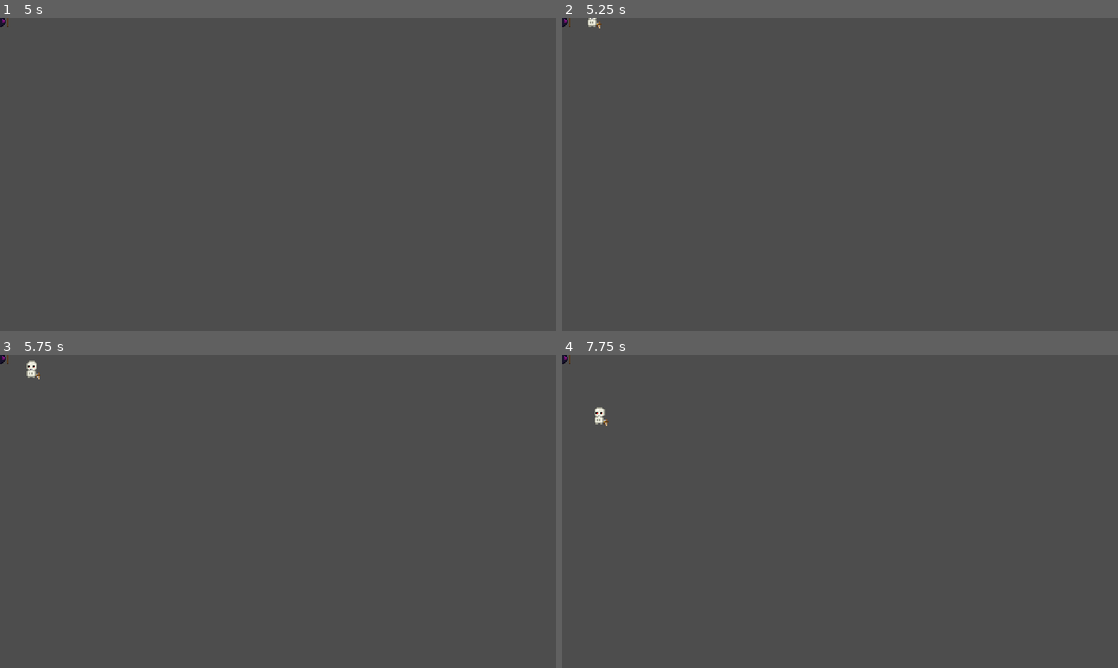
Above: before the commit, frames 1-4 (two rows, left to right).
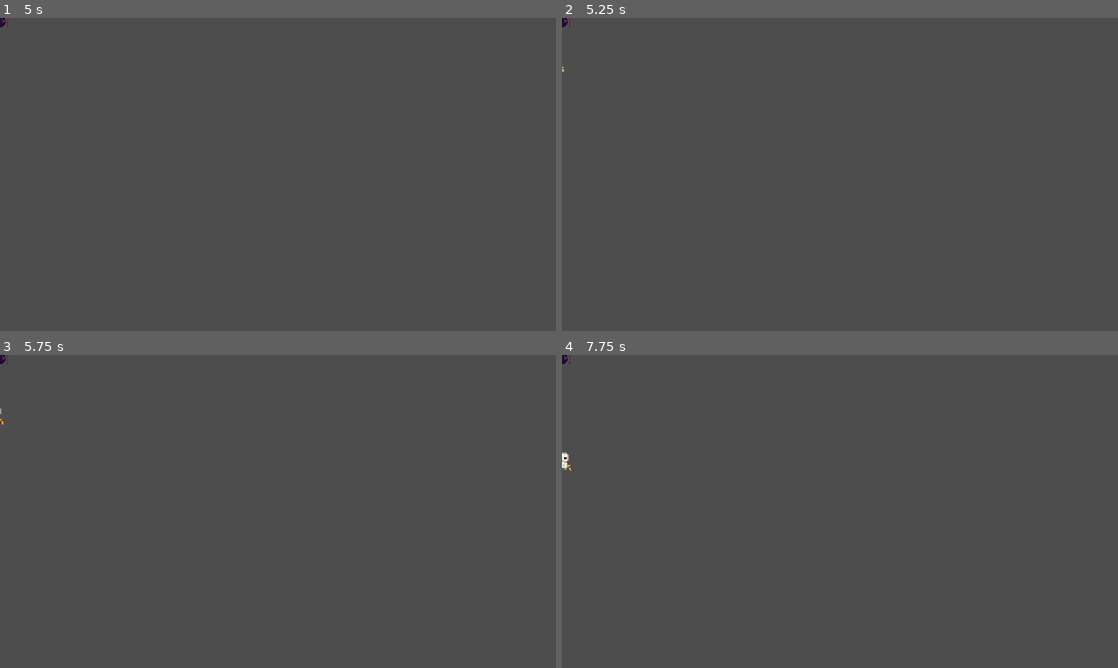
Above: after the commit, the same moments.

Repository: slartus/roguelike-game
Game: Godot game, scene res://scenes/enemies/lich.tscn
The game is run twice, just before and just after one commit, with the same random seed, the same clock (stepped at 60 frames per second) and the same inputs. This scene is started directly instead of the project's main scene.
Inputs (mouse positions are in pixels of both pictures, inside the frame that each line leads up to):
- Up to frame 1 (5 s): tap Enter (ui_accept) at 0.5, 0.77, 1.25, 2, 2.75, 3.5, 3.77, 4.25 s; move the mouse to (400, 158) at 0.52 s; press the mouse at (400, 158) at 0.53 s; hold D (move_right) 0.53-1.25 s; release the mouse at (400, 158) at 1.25 s; drag from (166, 190) to (250, 237) at 1.27 s; move the mouse to (333, 105) at 2.02 s; hold D (move_right) 2.03-2.75 s; tap Alt at 2.1 s; drag from (250, 237) to (111, 127) at 2.77 s; move the mouse to (444, 221) at 3.52 s; press the mouse at (444, 221) at 3.53 s; hold A (move_left) 3.53-4.25 s; release the mouse at (444, 221) at 4.25 s; drag from (111, 127) to (194, 96) at 4.27 s
- Up to frame 2 (5.25 s): move the mouse to (867, 174) at 5.02 s; hold S (move_down) from 5.03 s (still down); tap Alt at 5.1 s; click (867, 174) at 5.17 s
- Up to frame 3 (5.75 s): keep holding S (move_down)
- Up to frame 4 (7.75 s): release S (move_down) at 5.75 s; drag from (756, 433) to (728, 527) at 5.77 s; move the mouse to (962, 495) at 6.52 s; press the mouse at (962, 495) at 6.53 s; hold W (move_up) 6.53-7.25 s; tap Enter (ui_accept) at 6.77 s; release the mouse at (962, 495) at 7.25 s; drag from (728, 527) to (812, 574) at 7.27 s

Frame 1 is identical in both runs. In frame 2, less than 0.1% of the frame differs, in the area x 0-8%, y 0-18%; in frame 3, 0.1%; in frame 4, 0.2%, in the area x 0-9%, y 16-38%.

Commit message:
fix(enemies): lich summon validates spawn cell is not a wall
Баг: лич иногда спавнил скелета внутри стены — скелет застревал в
геометрии и оставался неубиваемым (игрок не мог до него добраться,
пуля не пролетала).

Root cause: _summon_skeleton выбирал случайную точку в кольце
вокруг лича без проверки на walkability. В подземелье с плотной
геометрией шанс попасть в стену высокий.

Fix: новый _pick_valid_spawn_position делает до SPAWN_ATTEMPTS=12
попыток. Кандидат отбрасывается если ячейка AStarGrid2D
is_point_solid=true (стена) или not is_in_boundsv (за пределами
этажа). Первая валидная точка возвращается. Если все 12 провалились
— возвращает Vector2.INF, _summon_skeleton возвращает false,
кулдаун остаётся ≤ 0, следующий тик пробует снова.

Fallback: если floor-нода не найдена (тесты без Main + Floor) —
деградируем к простому спавну без валидации, тесты продолжают жить.

Тесты: полный wall — скелет НЕ спавнится (_summoned_minion остался
null), кулдаун остался отрицательным. Пустой этаж — спавн проходит
с первой попытки.

Co-Authored-By: Claude Opus 4.7 (1M context) <noreply@anthropic.com>

Diff:
--- a/scenes/enemies/lich.gd
+++ b/scenes/enemies/lich.gd
@@ -16,6 +16,8 @@
 const SUMMON_COOLDOWN: float = 5.0
 const SUMMON_OFFSET_MIN: float = 24.0
 const SUMMON_OFFSET_MAX: float = 40.0
+const SPAWN_ATTEMPTS: int = 12
+const FLOOR_TILE_SIZE: int = 20
 
 var _summoned_minion: Node = null
 var _summon_cooldown_timer: float = SUMMON_COOLDOWN
@@ -34,20 +36,23 @@
 	_summon_cooldown_timer -= delta
 	if _summon_cooldown_timer > 0.0:
 		return
+	# Если не нашли валидную клетку для спавна — не сбрасываем
+	# кулдаун (он уже < 0), следующий тик снова попробует.
 	_summon_skeleton()
 
-func _summon_skeleton() -> void:
+func _summon_skeleton() -> bool:
 	# Родитель лича — обычно Main._enemies_root; сиблинг-скелет
 	# попадает туда же, автоматически в группу enemy через _ready.
 	# get_parent() безопаснее чем get_tree().current_scene — в тестах
 	# current_scene может быть null.
 	var parent := get_parent()
 	if parent == null:
-		return
+		return false
+	var spawn_pos := _pick_valid_spawn_position()
+	if spawn_pos == Vector2.INF:
+		return false
 	var skeleton = SkeletonScene.instantiate()
-	var angle := randf() * TAU
-	var distance := randf_range(SUMMON_OFFSET_MIN, SUMMON_OFFSET_MAX)
-	skeleton.global_position = global_position + Vector2(cos(angle), sin(angle)) * distance
+	skeleton.global_position = spawn_pos
 	parent.add_child(skeleton)
 	# Обнуляем награды ПОСЛЕ add_child. В _ready родительский
 	# enemy.gd прогоняет xp/gold через Balance.scaled_*_reward, где
@@ -59,3 +64,28 @@
 	skeleton.pickup_scene = null
 	_summoned_minion = skeleton
 	_summon_cooldown_timer = SUMMON_COOLDOWN
+	return true
+
+func _pick_valid_spawn_position() -> Vector2:
+	# Пробуем SPAWN_ATTEMPTS случайных точек в кольце вокруг лича;
+	# берём первую, чья ячейка в AStarGrid2D не solid (не стена).
+	# Без этой проверки спавн иногда попадал внутрь стены — скелет
+	# застревал в геометрии и был неубиваемым.
+	var floor_node := get_tree().get_first_node_in_group("floor")
+	# В тестах / автономно (без Main + Floor) деградируем к простому
+	# спавну без валидации — тесты живут без dungeon.
+	if floor_node == null or floor_node.astar_grid == null:
+		var angle := randf() * TAU
+		var distance := randf_range(SUMMON_OFFSET_MIN, SUMMON_OFFSET_MAX)
+		return global_position + Vector2(cos(angle), sin(angle)) * distance
+	for i in SPAWN_ATTEMPTS:
+		var angle := randf() * TAU
+		var distance := randf_range(SUMMON_OFFSET_MIN, SUMMON_OFFSET_MAX)
+		var candidate := global_position + Vector2(cos(angle), sin(angle)) * distance
+		var cell := Vector2i(int(candidate.x / FLOOR_TILE_SIZE), int(candidate.y / FLOOR_TILE_SIZE))
+		if not floor_node.astar_grid.is_in_boundsv(cell):
+			continue
+		if floor_node.astar_grid.is_point_solid(cell):
+			continue
+		return candidate
+	return Vector2.INF
--- a/test/unit/test_lich_summon.gd
+++ b/test/unit/test_lich_summon.gd
@@ -9,6 +9,24 @@
 #   лич превращается в фарм-точку.
 
 const LichScene = preload("res://scenes/enemies/lich.tscn")
+
+# Мок-этаж, притворяющийся Floor'ом в группе "floor". Держит
+# настоящий AStarGrid2D, чтобы lich._pick_valid_spawn_position
+# видел is_point_solid и рабочий is_in_boundsv.
+class FakeFloor:
+	extends Node2D
+	var astar_grid: AStarGrid2D
+	func _init(cols: int, rows: int, solid_everywhere: bool) -> void:
+		astar_grid = AStarGrid2D.new()
+		astar_grid.region = Rect2i(0, 0, cols, rows)
+		astar_grid.cell_size = Vector2(20, 20)
+		astar_grid.update()
+		if solid_everywhere:
+			for x in cols:
+				for y in rows:
+					astar_grid.set_point_solid(Vector2i(x, y), true)
+	func _ready() -> void:
+		add_to_group("floor")
 
 func _spawn_lich():
 	var lich = LichScene.instantiate()
@@ -59,6 +77,32 @@
 	assert_ne(lich._summoned_minion, minion,
 		"после смерти миньона призывается НОВЫЙ, не тот же самый")
 
+func test_summon_skips_when_all_surrounding_cells_are_solid() -> void:
+	# Регресс: лич спавнил скелета в стене. Если все ближайшие
+	# клетки в AStarGrid2D помечены solid — _summon_skeleton должен
+	# вернуть false и НЕ трогать _summoned_minion, чтобы следующий
+	# тик попробовал снова.
+	var fake_floor := FakeFloor.new(200, 200, true)
+	add_child_autofree(fake_floor)
+	var lich = _spawn_lich()
+	lich._summon_cooldown_timer = 0.0
+	lich._update_summon(0.05)
+	assert_null(lich._summoned_minion,
+		"на этаже без свободных клеток скелет НЕ должен спавниться в стену")
+	assert_lt(lich._summon_cooldown_timer, 0.0,
+		"кулдаун остаётся отрицательным — следующий тик снова попробует")
+
+func test_summon_succeeds_when_at_least_one_cell_is_free() -> void:
+	# Инверт-кейс: solid_everywhere=false → все клетки walkable →
+	# спавн должен пройти с первой попытки.
+	var fake_floor := FakeFloor.new(200, 200, false)
+	add_child_autofree(fake_floor)
+	var lich = _spawn_lich()
+	lich._summon_cooldown_timer = 0.0
+	lich._update_summon(0.05)
+	assert_not_null(lich._summoned_minion,
+		"на пустом этаже лич должен призвать скелета")
+
 func test_summoned_skeleton_has_no_rewards() -> void:
 	var lich = _spawn_lich()
 	lich._summon_cooldown_timer = 0.0
Not shown, changed: docs/gamedesign/enemies.md
